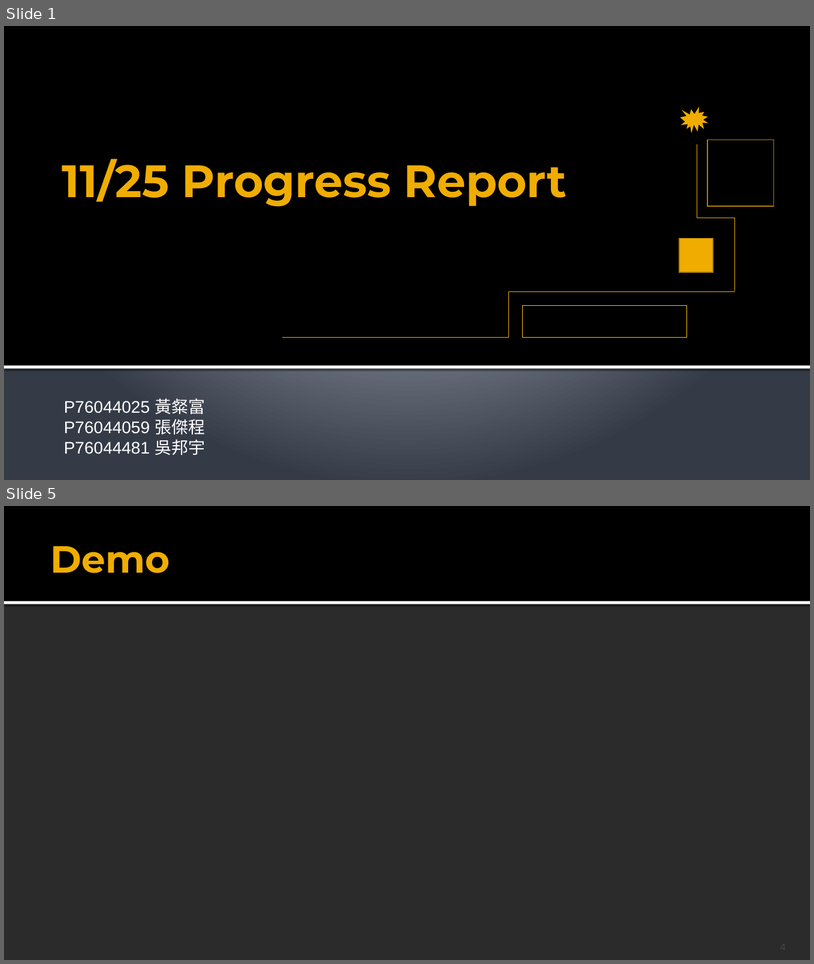
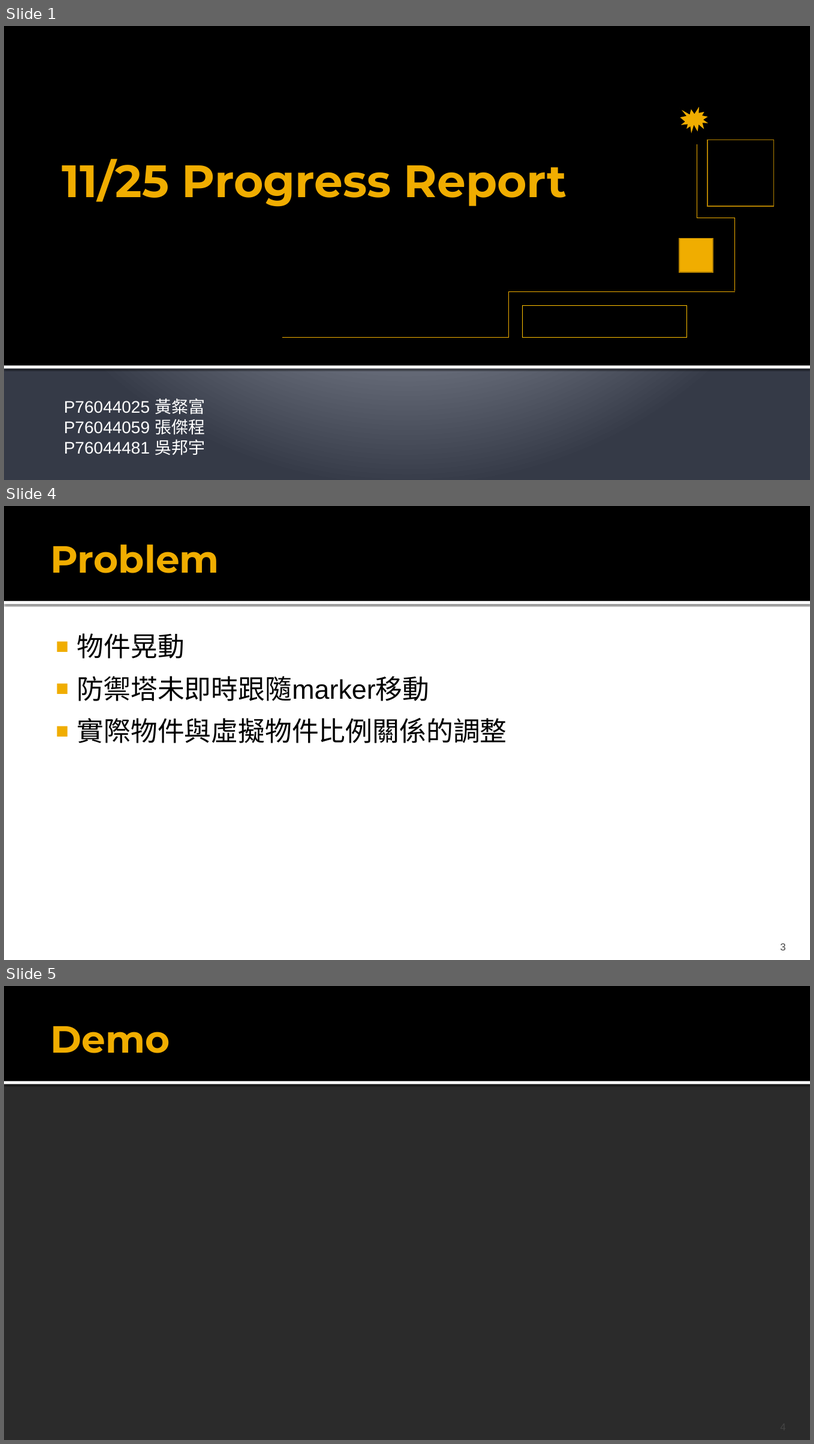
Before and after one commit to tobygameac/2015AR, a slide deck: Progress/2015-11-25_Progress_Report.pptx. Shown one above the other, each under a label of ours: slides 1 and 5 before the commit, slides 1, 4 and 5 after it; the slides between them are not shown. The pictures are 814x964 and 814x1444 pixels, drawn with LibreOffice and Linux fonts; fonts in the diff are those of the drawing; background and template pictures are left out; a plain dark background stands for a picture behind light text. Boxes give left, top, right and bottom in pixels: in the first picture for what was removed or moved away, otherwise in the second. Text is boxed around its words. In the diff, an @@ line names an element or a change of style, - is before the commit and + after.

```diff
--- a/Progress/2015-11-25_Progress_Report.pptx
+++ b/Progress/2015-11-25_Progress_Report.pptx
@@ slide 4 added at (x1=4, y1=506, x2=810, y2=960), background picture (left out); not listed: 2 template elements that a slide beside it also shows @@
@@ title added at (x1=50, y1=544, x2=219, y2=573), 45 pt, text #F0AD00, bold @@
+Problem
@@ text added at (x1=77, y1=633, x2=507, y2=743), 32 pt, text #000000 @@
+■ 物件晃動
+■ 防禦塔未即時跟隨marker移動
+■ 實際物件與虛擬物件比例關係的調整
@@ page number added at (x1=780, y1=943, x2=786, y2=950), 12 pt, text #454545 @@
+3
```
Also in this commit, not shown: 3 slides changed, 1 slide removed, 1 other file.
